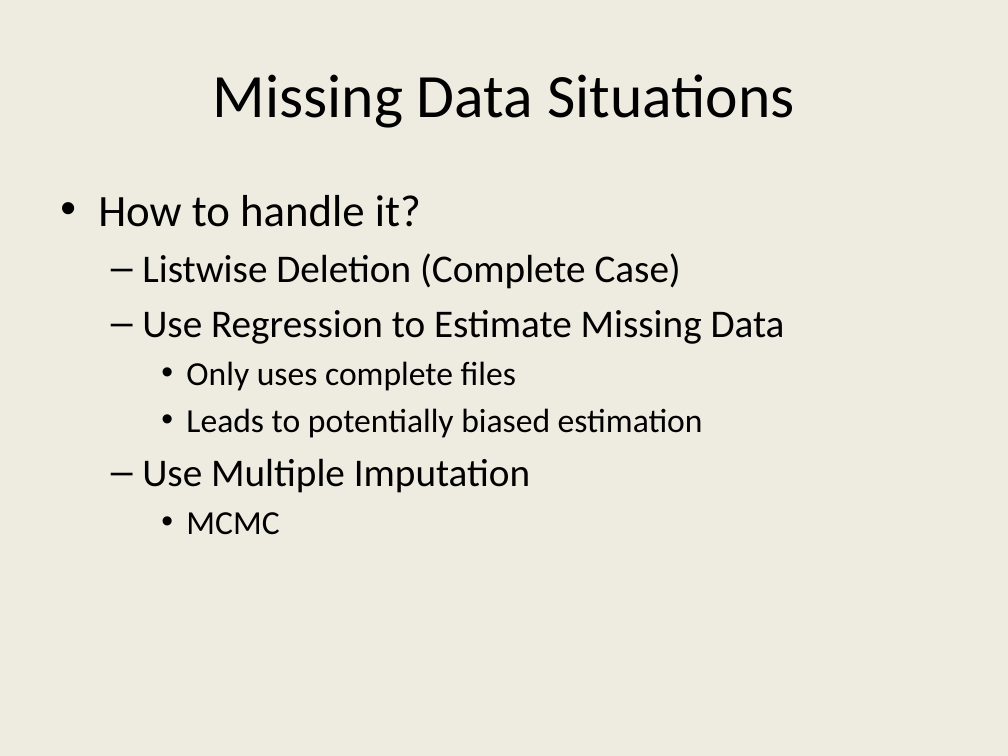
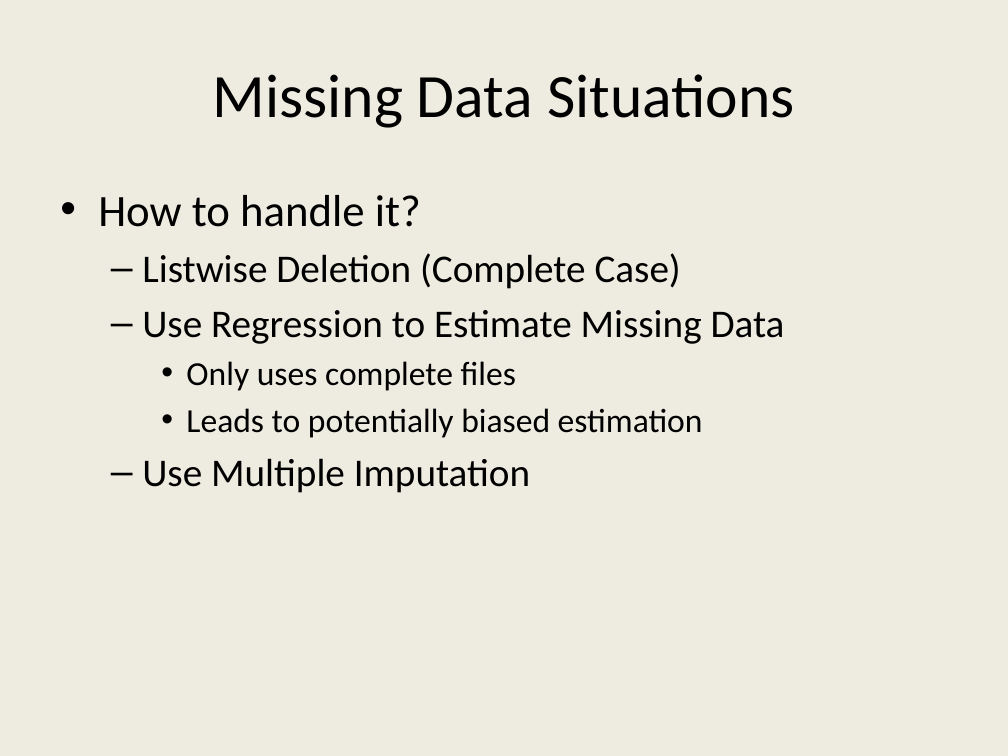
Before and after one commit to OuhscBbmc/StatisticalComputing, a slide deck: slide 2 of 2014_Presentations/03_March/PleitzProcMI-2014-03.pptx. Drawn at 1008x756 pixels with LibreOffice and Linux fonts; fonts in the diff are those of the drawing. Boxes give left, top, right and bottom in pixels: in the first picture for what was removed or moved away, otherwise in the second. Text is boxed around its words. In the diff, an @@ line names an element or a change of style, - is before the commit and + after.

```diff
--- a/2014_Presentations/03_March/PleitzProcMI-2014-03.pptx
+++ b/2014_Presentations/03_March/PleitzProcMI-2014-03.pptx
@@ text at [186,512,279,535]: paragraph removed @@
-    • MCMC
```
Also in this commit, not shown: 3 other slides changed, 2 slides added, 4 other files.
